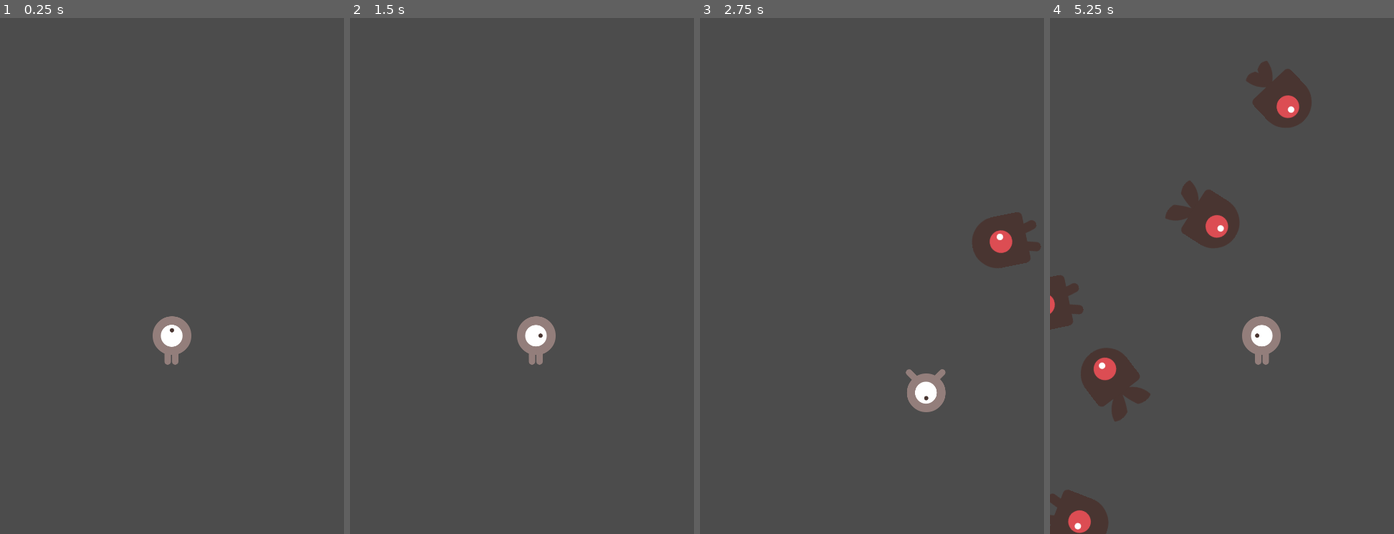
Above: before the commit, frames 1-4 (left to right).
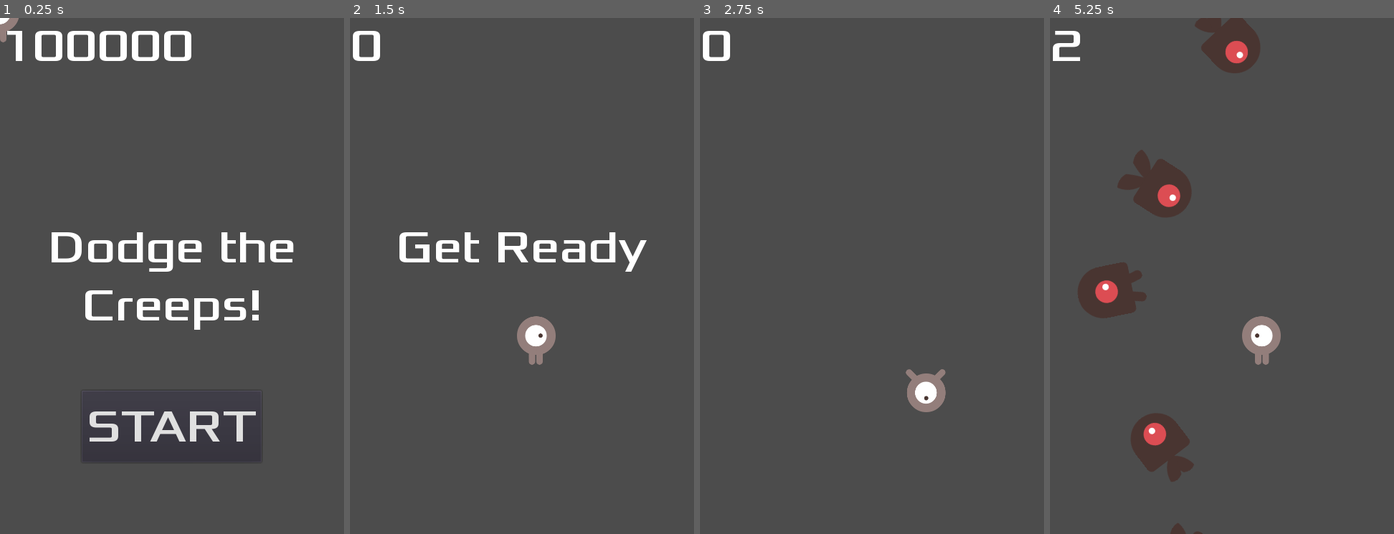
Above: after the commit, the same moments.

Repository: LaurieTrichet/godot-tutorials
Game: Godot game, scene res://Main.tscn
Same seed, same stepped clock (60 frames per second), same inputs: the game is played once before the commit and once after it.
Inputs (mouse positions are in pixels of both pictures, inside the frame that each line leads up to):
- Up to frame 1 (0.25 s): no input
- Up to frame 2 (1.5 s): click (522, 425) at 0.5 s, where only the run after the commit has a clickable "START"; tap Enter at 1.25 s; hold D (move_right) from 1.28 s (still down)
- Up to frame 3 (2.75 s): release D (move_right) at 2.03 s; hold S (move_down) from 2.03 s (still down)
- Up to frame 4 (5.25 s): release S (move_down) at 2.78 s; hold D (move_right) 2.78-3.53 s; hold W (move_up) 3.53-4.28 s; hold A (move_left) from 4.28 s (still down)

The runs differ from the first frame. In frame 1, 6.5% of the frame differs, in the area x 0-86%, y 0-86%; in frame 2, 2.0%; in frame 3, 1.8%; in frame 4, 12%, in the area x 0-77%, y 0-100%.

Commit message:
Add HUD and game play loop

Diff:
--- /dev/null
+++ b/HUD.gd
@@ -0,0 +1,32 @@
+extends CanvasLayer
+
+signal start_game
+
+func show_message(text: String):
+	$Message.text = text
+	$Message.show()
+	$MessageTimer.start()
+
+
+func show_game_over():
+	show_message("Game Over")
+
+	yield($MessageTimer, "timeout")
+	$Message.text = "Dodge the\nCreeps!"
+	$Message.show()
+
+	yield(get_tree().create_timer(1), "timeout")
+	$StartButton.show()
+
+
+func update_score(score):
+	$ScoreLabel.text = str(score)
+
+
+func _on_MessageTimer_timeout():
+	$Message.hide()
+
+
+func _on_StartButton_pressed():
+	$StartButton.hide()
+	emit_signal("start_game")
--- /dev/null
+++ b/HUD.tscn
@@ -0,0 +1,47 @@
+[gd_scene load_steps=4 format=2]
+
+[ext_resource path="res://fonts/Xolonium-Regular.ttf" type="DynamicFontData" id=1]
+[ext_resource path="res://HUD.gd" type="Script" id=2]
+
+[sub_resource type="DynamicFont" id=1]
+size = 64
+font_data = ExtResource( 1 )
+
+[node name="CanvasLayer" type="CanvasLayer"]
+script = ExtResource( 2 )
+
+[node name="ScoreLabel" type="Label" parent="."]
+anchor_right = 1.0
+margin_bottom = 78.0
+custom_fonts/font = SubResource( 1 )
+text = "100000"
+
+[node name="Message" type="Label" parent="."]
+anchor_top = 0.5
+anchor_right = 1.0
+anchor_bottom = 0.5
+margin_top = -79.5
+margin_bottom = 79.5
+custom_fonts/font = SubResource( 1 )
+text = "Dodge the Creeps!"
+align = 1
+autowrap = true
+
+[node name="StartButton" type="Button" parent="."]
+anchor_left = 0.5
+anchor_top = 1.0
+anchor_right = 0.5
+anchor_bottom = 1.0
+margin_left = -126.0
+margin_top = -200.0
+margin_right = 125.0
+margin_bottom = -100.0
+custom_fonts/font = SubResource( 1 )
+text = "START"
+
+[node name="MessageTimer" type="Timer" parent="."]
+wait_time = 2.0
+one_shot = true
+
+[connection signal="pressed" from="StartButton" to="." method="_on_StartButton_pressed"]
+[connection signal="timeout" from="MessageTimer" to="." method="_on_MessageTimer_timeout"]
--- a/Main.gd
+++ b/Main.gd
@@ -6,7 +6,6 @@
 
 func _ready():
 	randomize()
-	start_game()
 
 
 func _on_Player_hit():
@@ -14,6 +13,7 @@
 
 
 func game_over():
+	$HUD.show_game_over()
 	$ScoreTimer.stop()
 	$MobTimer.stop()
 
@@ -49,8 +49,15 @@
 
 func _on_ScoreTimer_timeout():
 	score += 1
+	$HUD.update_score(score)
 
 
 func _on_StartTimer_timeout():
 	$ScoreTimer.start()
 	$MobTimer.start()
+
+
+func _on_CanvasLayer_start_game():
+	$HUD.update_score(0)
+	$HUD.show_message("Get Ready")
+	start_game()
--- a/Main.tscn
+++ b/Main.tscn
@@ -1,8 +1,9 @@
-[gd_scene load_steps=5 format=2]
+[gd_scene load_steps=6 format=2]
 
 [ext_resource path="res://Player.tscn" type="PackedScene" id=1]
 [ext_resource path="res://Main.gd" type="Script" id=2]
 [ext_resource path="res://Mob.tscn" type="PackedScene" id=3]
+[ext_resource path="res://HUD.tscn" type="PackedScene" id=4]
 
 [sub_resource type="Curve2D" id=1]
 _data = {
@@ -33,7 +34,10 @@
 [node name="MobSpawnLocation" type="PathFollow2D" parent="MobPath"]
 position = Vector2( 0, 8 )
 
+[node name="HUD" parent="." instance=ExtResource( 4 )]
+
 [connection signal="hit" from="Player" to="." method="_on_Player_hit"]
 [connection signal="timeout" from="MobTimer" to="." method="_on_MobTimer_timeout"]
 [connection signal="timeout" from="ScoreTimer" to="." method="_on_ScoreTimer_timeout"]
 [connection signal="timeout" from="StartTimer" to="." method="_on_StartTimer_timeout"]
+[connection signal="start_game" from="HUD" to="." method="_on_CanvasLayer_start_game"]
